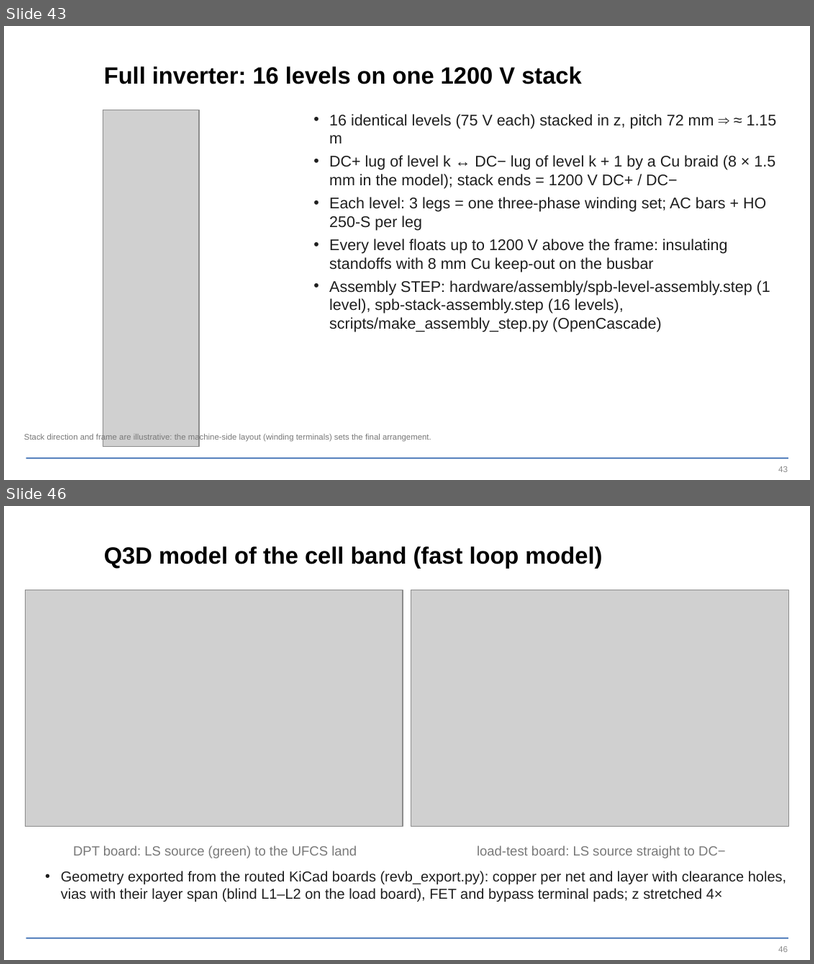
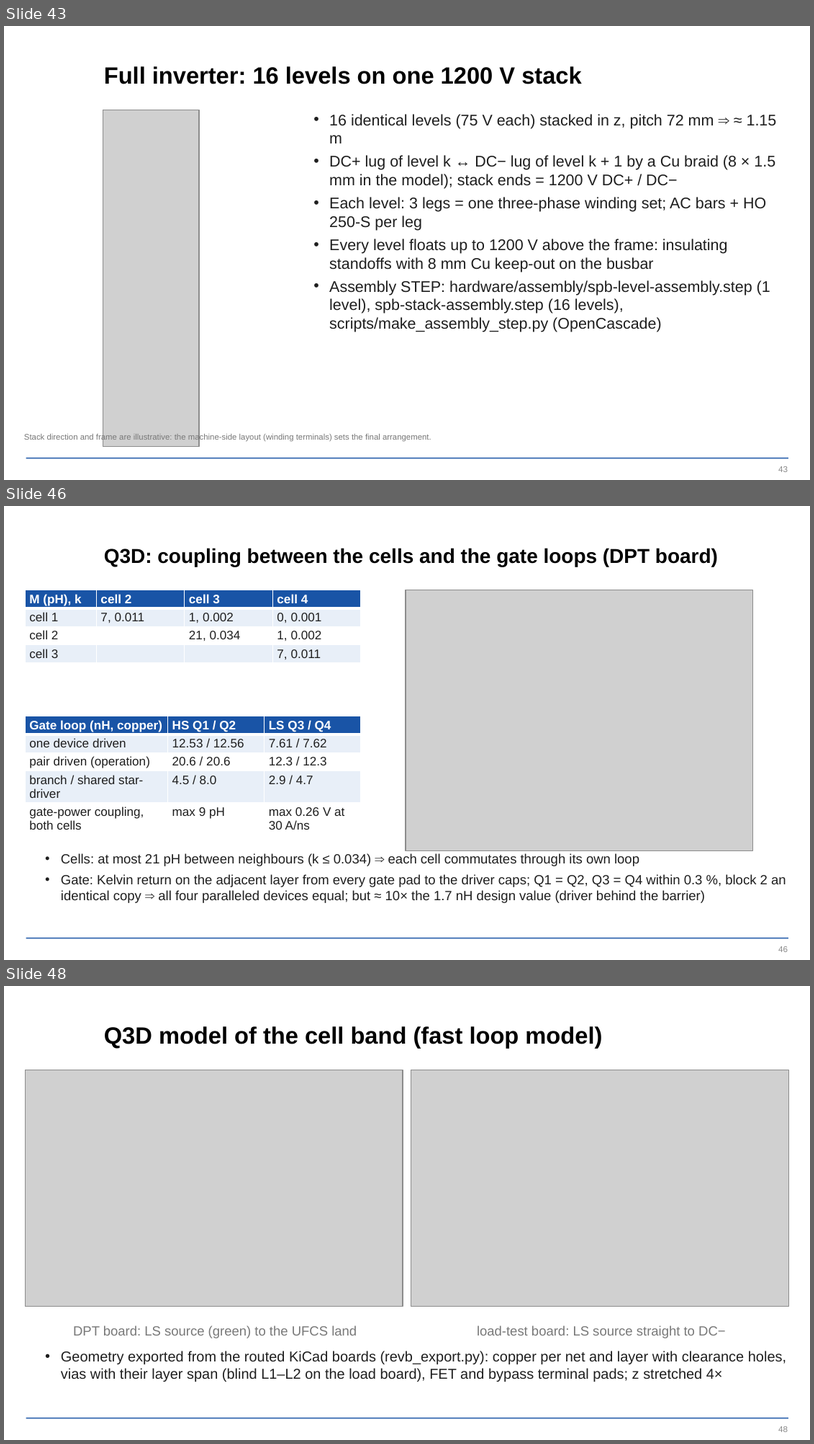
Before and after one commit to EnesAyaz/KTH, a slide deck: PCB-Design/reports/slides/spb_revb_design_flow.pptx. Shown one above the other, each under a label of ours: slides 43 and 46 before the commit, slides 43, 46 and 48 after it; the slides between them are not shown. The pictures are 814x964 and 814x1444 pixels, drawn with LibreOffice and Linux fonts; fonts in the diff are those of the drawing; grey boxes stand for pictures; background and template pictures are left out. Boxes give left, top, right and bottom in pixels: in the first picture for what was removed or moved away, otherwise in the second. Text is boxed around its words. In the diff, an @@ line names an element or a change of style, - is before the commit and + after.

```diff
--- a/PCB-Design/reports/slides/spb_revb_design_flow.pptx
+++ b/PCB-Design/reports/slides/spb_revb_design_flow.pptx
@@ slide 46 added at (4,506,810,960), background #FFFFFF; not listed: 1 template element that a slide beside it also shows @@
@@ title added at (104,548,718,566), 18 pt, text #000000, bold @@
+Q3D: coupling between the cells and the gate loops (DPT board)
@@ table added at (25,590,360,664), 4 rows, 4 columns @@
+M (pH), k | cell 2 | cell 3 | cell 4
+cell 1 | 7, 0.011 | 1, 0.002 | 0, 0.001
+cell 2 |  | 21, 0.034 | 1, 0.002
+cell 3 |  |  | 7, 0.011
@@ picture added at (406,590,753,850) @@
@@ table added at (25,716,361,832), 5 rows, 3 columns @@
+Gate loop (nH, copper) | HS Q1 / Q2 | LS Q3 / Q4
+one device driven | 12.53 / 12.56 | 7.61 / 7.62
+pair driven (operation) | 20.6 / 20.6 | 12.3 / 12.3
+branch / shared star-driver | 4.5 / 8.0 | 2.9 / 4.7
+gate-power coupling, both cells | max 9 pH | max 0.26 V at 30 A/ns
@@ text added at (61,853,787,903), 11.9 pt, text #1E1E1E @@
+• Cells: at most 21 pH between neighbours (k ≤ 0.034) ⇒ each cell commutates through its own loop
+• Gate: Kelvin return on the adjacent layer from every gate pad to the driver caps; Q1 = Q2, Q3 = Q4 within 0.3 %, block 2 an identical copy ⇒ all four paralleled devices equal; but ≈ 10× the 1.7 nH design value (driver behind the barrier)
@@ page number added at (779,946,788,952), 7.5 pt, text #8C8C8C @@
+46
@@ what was slide 46 is now slide 48 @@
```
Also in this commit, not shown: 9 slides changed, 1 other slide added, 32 other files.
